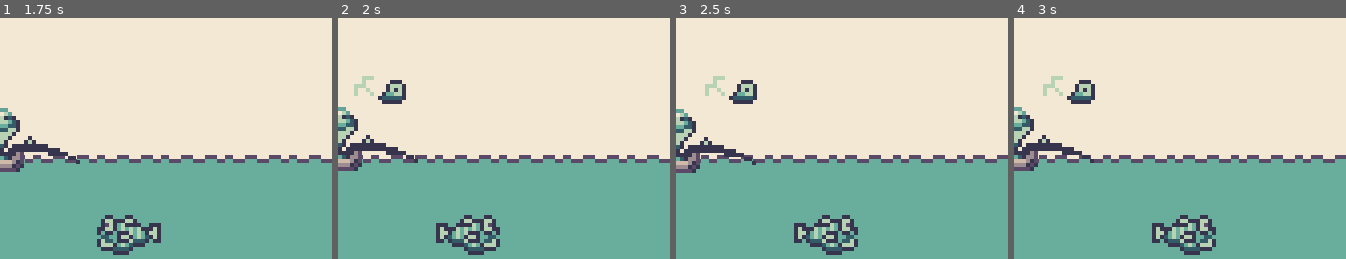
Above: before the commit, frames 1-4 (left to right).
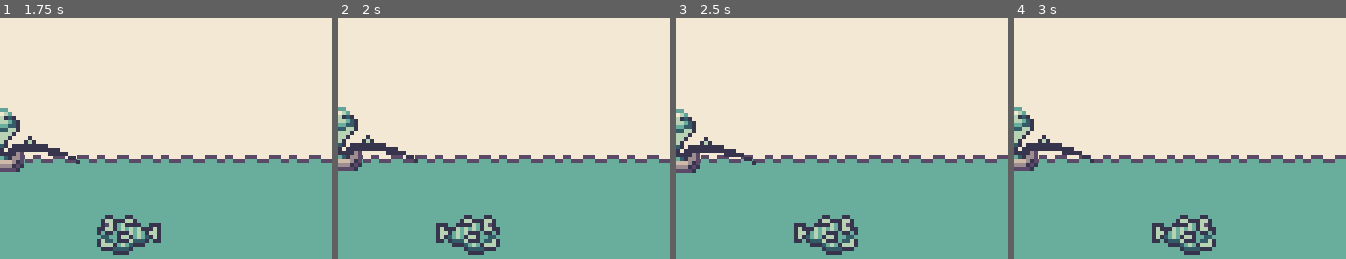
Above: after the commit, the same moments.

Repository: TaraSophieDev/Frog-Adventures-Fishing-Edition-Cancelled
Game: Godot game, scene res://Scenes/World.tscn
Two runs of this game, one before a commit and one after it. Both use one fixed random seed, a clock stepped at 60 frames per second and the inputs below.
Inputs:
- Up to frame 1 (1.75 s): hold D (right) 0.53-1.28 s; tap Z (a_button) at 0.6, 1.35 s; hold A (left) from 1.28 s (still down)
- Up to frame 2 (2 s): keep holding A (left)
- Up to frame 3 (2.5 s): release A (left) at 2.03 s; hold D (right) from 2.03 s (still down); tap Z (a_button) at 2.1 s
- Up to frame 4 (3 s): keep holding D (right); tap Z (a_button) at 2.85 s
The pictures show only the part of the screen within x 50-100%, y 15-65%; the shares and areas given below are measured in that part.

Frame 1 is identical in both runs. In frame 2, 0.8% of the frame differs, in the area x 4-21%, y 24-36%; in frame 3, 0.8%; in frame 4, 0.8%.

Commit message:
changed speed fixed orientation

Diff:
--- a/Misc/BaitEntity.gd
+++ b/Misc/BaitEntity.gd
@@ -5,9 +5,8 @@
 onready var aP = $AnimationPlayer
 
 var motion = Vector2()
-var speed = 20
-var gravity = 5
-var jump_force = 75
+var speed = 15
+var jump_force = 80
 #var player = is_in_group("player")
 
 
@@ -23,11 +22,12 @@
 func _physics_process(delta):
 	match state:
 		IDLE:
-			pass
+			sleeping = true
 		MOVING:
+			#$Camera2D.current = true
+			sleeping = false
 			move(delta)
 			#motion.y += gravity
-
 		BAITED:
 			baited()
 		CATCHING:
@@ -40,12 +40,12 @@
 	if Input.is_action_just_pressed("a_button"):
 		#check if x coords is smaller than the frog x coords and otherwise
 		print("player pos: ", player.position.x, " Bait Pos: ", global_position.x)
-		if global_position.x > player.position.x:
+		if global_position.x > player.position.x - 1:
 			apply_impulse(Vector2(0,0), Vector2(-speed, 0))
+			$Sprite.flip_h = true
+		if global_position.x < player.position.x + 1:
+			apply_impulse(Vector2(0,0), Vector2(speed, 0))
 			$Sprite.flip_h = false
-		if global_position.x < player.position.x:
-			apply_impulse(Vector2(0,0), Vector2(speed, 0))
-			$Sprite.flip_h = true
 		apply_central_impulse(Vector2.UP * jump_force)
 		yield(get_tree().create_timer(0.25), "timeout")
 
@@ -73,4 +73,5 @@
 
 
 func _on_bait_activation():
+	yield(get_tree().create_timer(1.05), "timeout")
 	state = MOVING
